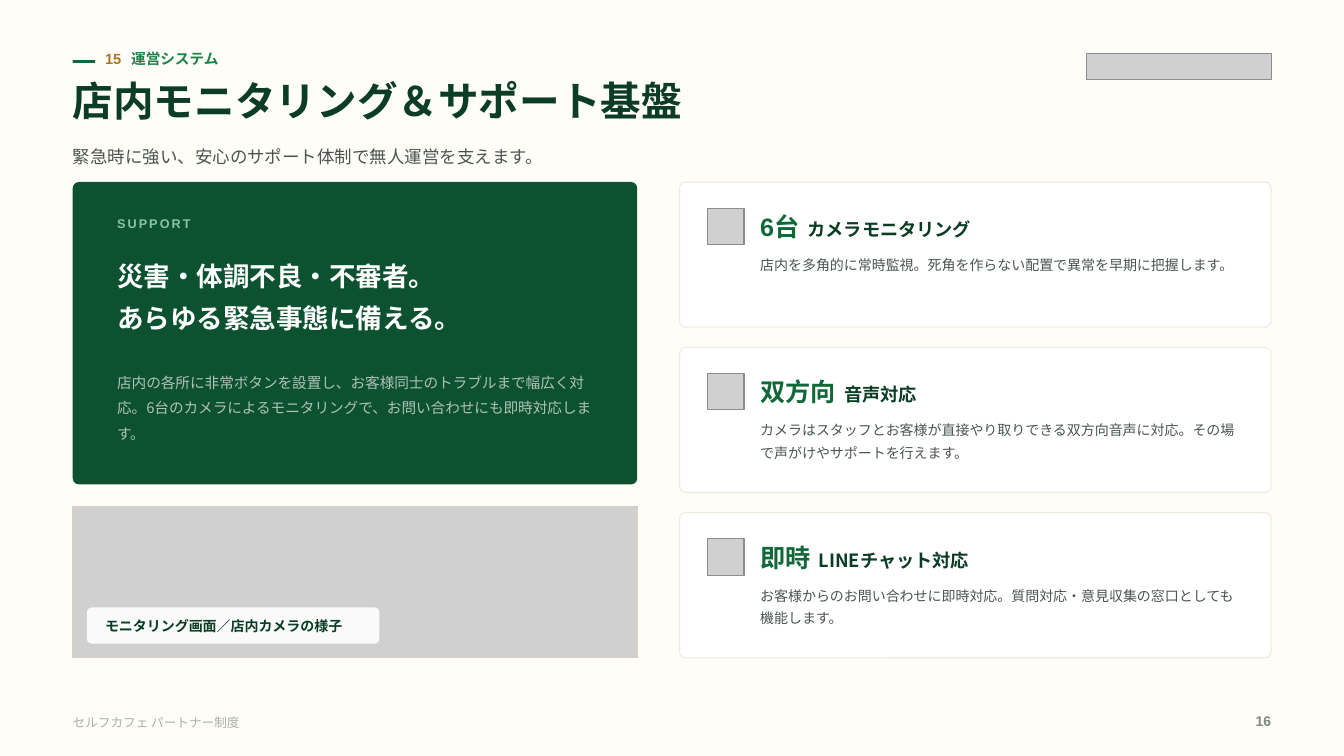
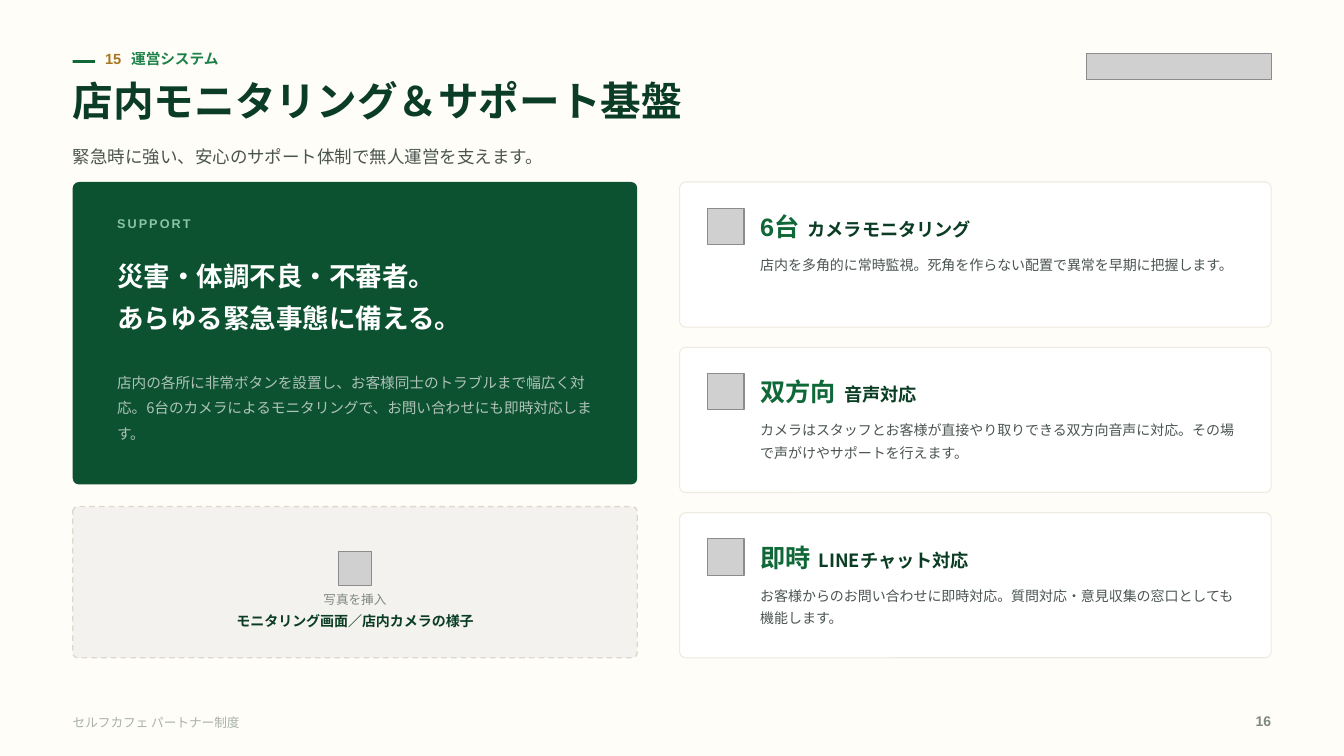
Before and after one commit to a5408071-cmd/suzuki-ceo, a slide deck: slide 16 of selfcafe-partner-deck/selfcafe-partner-deck.pptx. Drawn at 1344x756 pixels with LibreOffice and Linux fonts; fonts in the diff are those of the drawing; grey boxes stand for pictures. Boxes give left, top, right and bottom in pixels: in the first picture for what was removed or moved away, otherwise in the second. Text is boxed around its words. In the diff, an @@ line names an element or a change of style, - is before the commit and + after.

```diff
--- a/selfcafe-partner-deck/selfcafe-partner-deck.pptx
+++ b/selfcafe-partner-deck/selfcafe-partner-deck.pptx
@@ picture removed at (73, 507, 637, 658) @@
@@ rectangle removed at (73, 507, 637, 658) @@
@@ rounded rectangle added at (73, 507, 637, 658), fill #F4F2EE, outline #DED8CC 1 pt dashed @@
@@ picture added at (339, 553, 372, 586) @@
@@ text added at (323, 593, 386, 605), 9 pt, text #7E8882 @@
+写真を挿入
@@ text "モニタリング画面／店内カメラの様子": place and size @@
-text "モニタリング画面／店内カメラの様子" at (105, 619, 342, 633)
+text "モニタリング画面／店内カメラの様子" at (236, 614, 473, 628)
@@ text "モニタリング画面／店内カメラの様子" at (236, 614, 473, 628): alignment left to centre; line spacing 1 to 1.15; vertical alignment middle to top @@
@@ rounded rectangle removed at (87, 608, 379, 644) @@
```
Also in this commit, not shown: 6 other slides changed, 21 other files.
